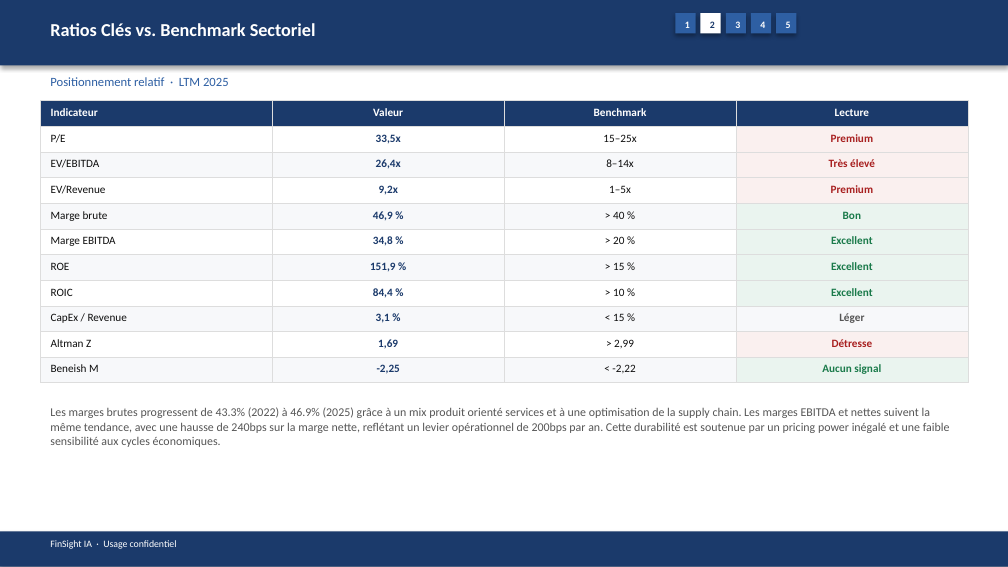
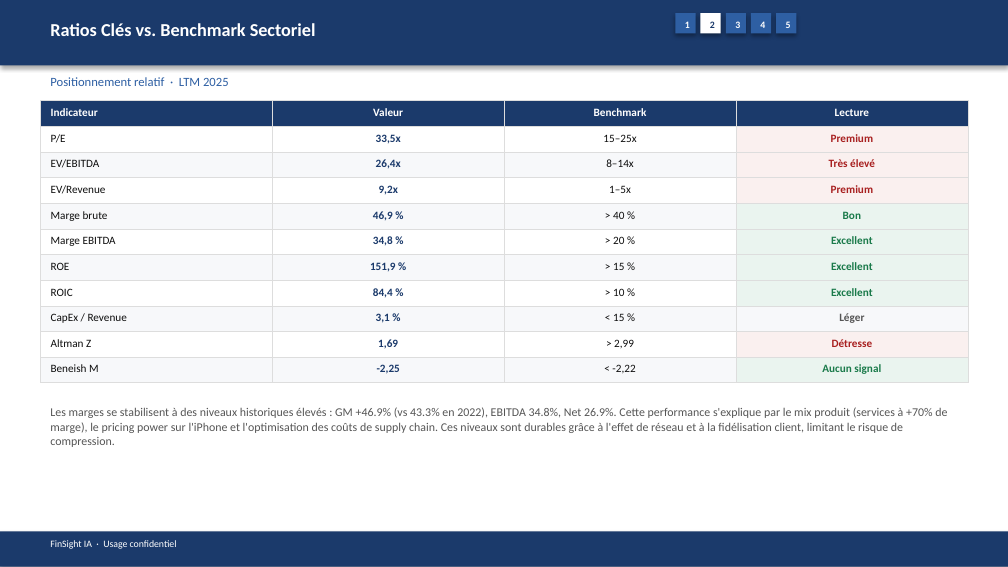
Before and after one commit to baptistejeh07-art/finsight-ia, a slide deck: slide 10 of preview/AAPL/AAPL_pitchbook.pptx. Drawn at 1008x567 pixels with LibreOffice and Linux fonts; fonts in the diff are those of the drawing. Boxes give left, top, right and bottom in pixels: in the first picture for what was removed or moved away, otherwise in the second. Text is boxed around its words. In the diff, an @@ line names an element or a change of style, - is before the commit and + after.

```diff
--- a/preview/AAPL/AAPL_pitchbook.pptx
+++ b/preview/AAPL/AAPL_pitchbook.pptx
@@ text at (50,407,947,447): text changed @@
-Les marges brutes progressent de 43.3% (2022) à 46.9% (2025) grâce à un mix produit orienté services et à une optimisation de la supply chain. Les marges EBITDA et nettes suivent la même tendance, avec une hausse de 240bps sur la marge nette, reflétant un levier opérationnel de 200bps par an. Cette durabilité est soutenue par un pricing power inégalé et une faible sensibilité aux cycles économiques.
+Les marges se stabilisent à des niveaux historiques élevés : GM +46.9% (vs 43.3% en 2022), EBITDA 34.8%, Net 26.9%. Cette performance s'explique par le mix produit (services à +70% de marge), le pricing power sur l'iPhone et l'optimisation des coûts de supply chain. Ces niveaux sont durables grâce à l'effet de réseau et à la fidélisation client, limitant le risque de compression.
```
Also in this commit, not shown: 14 other slides changed, 4 other files.
